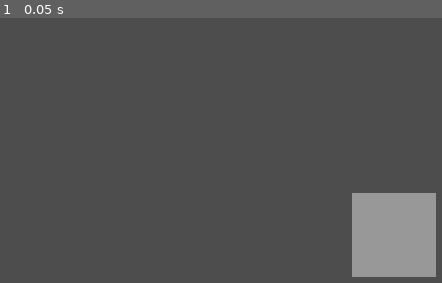
Above: before the commit, frame 1.
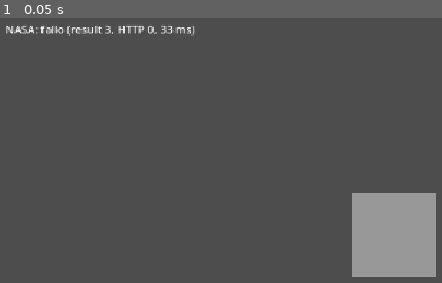
Above: after the commit, the same moment.

Repository: Kevin05x/gaia
Game: Godot game, scene res://scenes/main/main.tscn
Two runs of this game, one before a commit and one after it. Both use one fixed random seed, a clock stepped at 60 frames per second and the inputs below.
Inputs:
- Up to frame 1 (0.05 s): no input

The runs differ from the first frame. In frame 1, 0.7% of the frame differs, in the area x 1-45%, y 3-7%.

Commit message:
feat: prueba de llamada a la API de la NASA desde web (fase 0)
Co-Authored-By: Claude Sonnet 5.5 <noreply@anthropic.com>
Claude-Session: https://claude.ai/code/session_01843KNU8vePjCuAEazd6jmy

Diff:
--- a/scenes/main/main.tscn
+++ b/scenes/main/main.tscn
@@ -1,8 +1,11 @@
 [gd_scene format=3 uid="uid://dgvuhwql6xsq7"]
+
+[ext_resource type="Script" path="res://scenes/main/nasa_test.gd" id="1_nasa"]
 
 [sub_resource type="BoxMesh" id="BoxMesh_ik31s"]
 
 [node name="main" type="Node3D" unique_id=1827930512]
+script = ExtResource("1_nasa")
 
 [node name="MeshInstance3D" type="MeshInstance3D" parent="." unique_id=590326958]
 mesh = SubResource("BoxMesh_ik31s")
--- /dev/null
+++ b/scenes/main/nasa_test.gd
@@ -0,0 +1,45 @@
+extends Node3D
+## Prueba temporal de la fase 0: llamada a images-api.nasa.gov desde el build web.
+## Se descarta cuando exista el HUD real (los textos de depuración no usan tr()).
+
+const URL := "https://images-api.nasa.gov/search?q=mars%20perseverance&media_type=image&page_size=1"
+
+var _label: Label
+var _t0 := 0
+
+
+func _ready() -> void:
+	var capa := CanvasLayer.new()
+	add_child(capa)
+	_label = Label.new()
+	_label.position = Vector2(16, 16)
+	_label.text = "NASA: consultando..."
+	capa.add_child(_label)
+
+	var http := HTTPRequest.new()
+	add_child(http)
+	http.request_completed.connect(_on_request_completed)
+	_t0 = Time.get_ticks_msec()
+	var err := http.request(URL)
+	if err != OK:
+		_label.text = "NASA: no se pudo iniciar la petición (error %d)" % err
+
+
+func _on_request_completed(result: int, code: int, _headers: PackedStringArray, body: PackedByteArray) -> void:
+	var ms := Time.get_ticks_msec() - _t0
+	if result != HTTPRequest.RESULT_SUCCESS or code != 200:
+		_label.text = "NASA: fallo (result %d, HTTP %d, %d ms)" % [result, code, ms]
+		return
+
+	var datos: Variant = JSON.parse_string(body.get_string_from_utf8())
+	if not (datos is Dictionary) or not datos.has("collection"):
+		_label.text = "NASA: respuesta inesperada (%d ms)" % ms
+		return
+
+	var items: Array = datos["collection"].get("items", [])
+	if items.is_empty():
+		_label.text = "NASA: sin resultados (%d ms)" % ms
+		return
+
+	var titulo: String = items[0]["data"][0].get("title", "(sin título)")
+	_label.text = "NASA OK (%d ms)\n%s" % [ms, titulo]
Not shown, added: scenes/main/nasa_test.gd.uid
